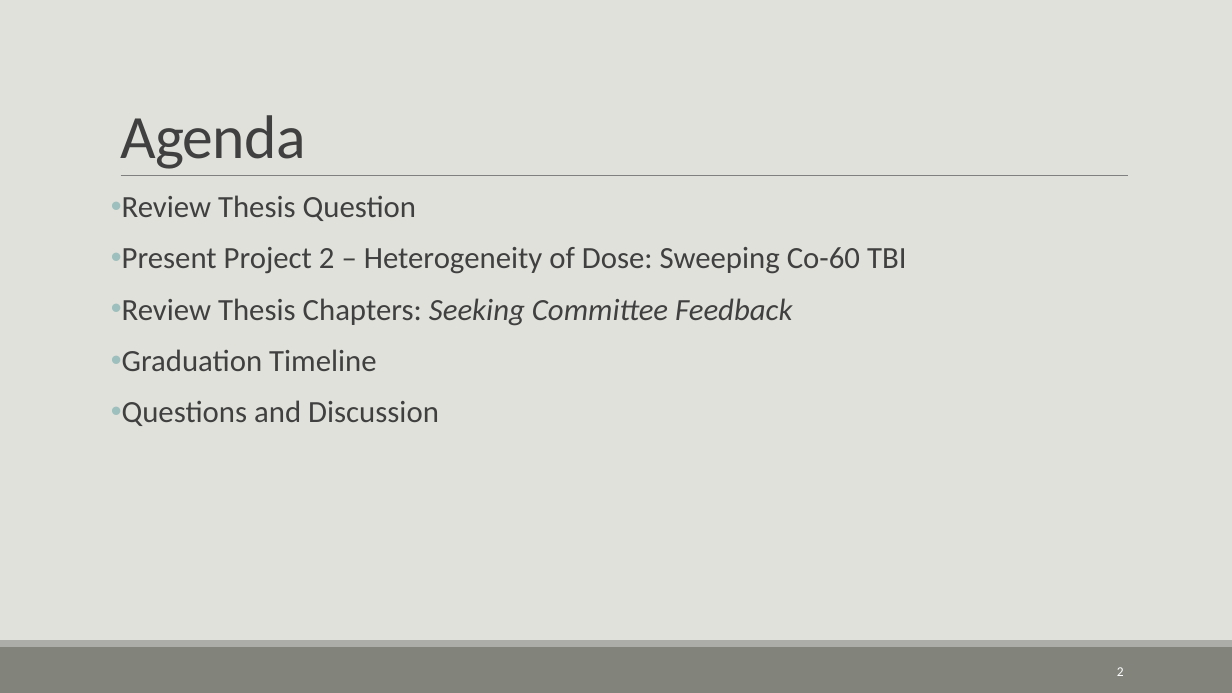
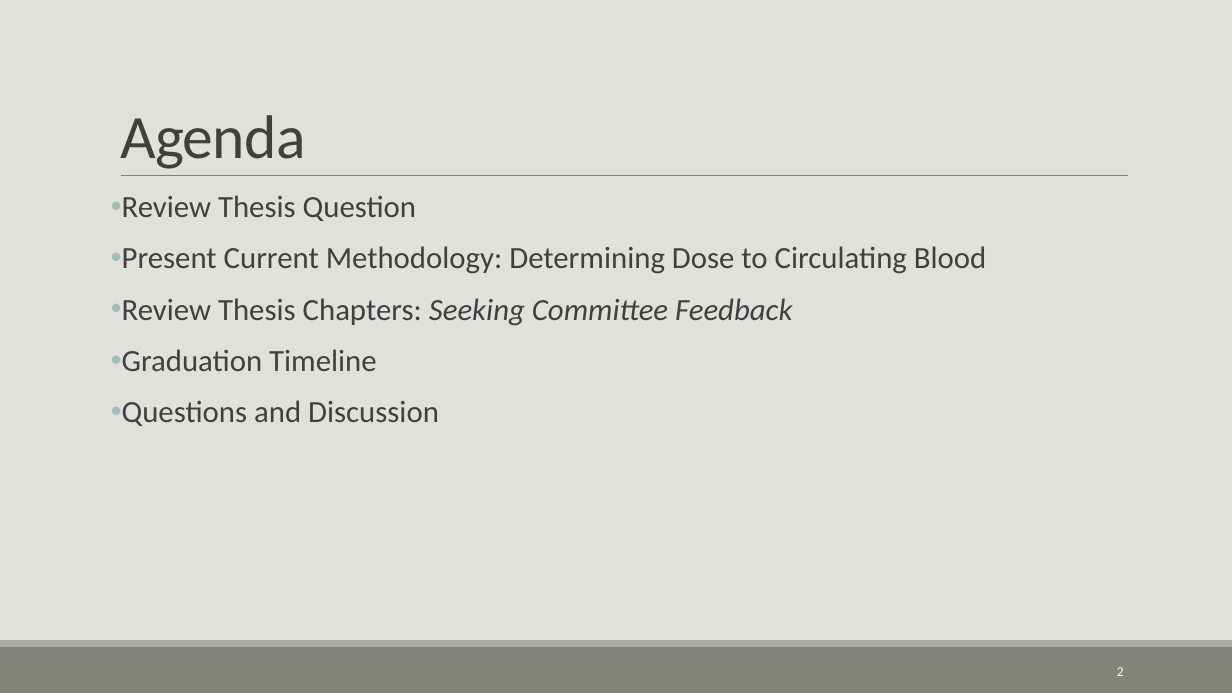
Before and after one commit to CNorthwayMedPhys/Full-Body-Flow-Model-Project, a slide deck: slide 2 of Working Documents/03.26_Committee Meeting.pptx. Drawn at 1232x693 pixels with LibreOffice and Linux fonts; fonts in the diff are those of the drawing. Boxes give left, top, right and bottom in pixels: in the first picture for what was removed or moved away, otherwise in the second. Text is boxed around its words. In the diff, an @@ line names an element or a change of style, - is before the commit and + after.

```diff
--- a/Working Documents/03.26_Committee Meeting.pptx
+++ b/Working Documents/03.26_Committee Meeting.pptx
@@ text at (x1=122, y1=246, x2=986, y2=274): text changed @@
-• Present Project 2 – Heterogeneity of Dose: Sweeping Co-60 TBI
+• Present Current Methodology: Determining Dose to Circulating Blood
```
Also in this commit, not shown: 5 other slides changed, 9 slides added, 1 other file.
